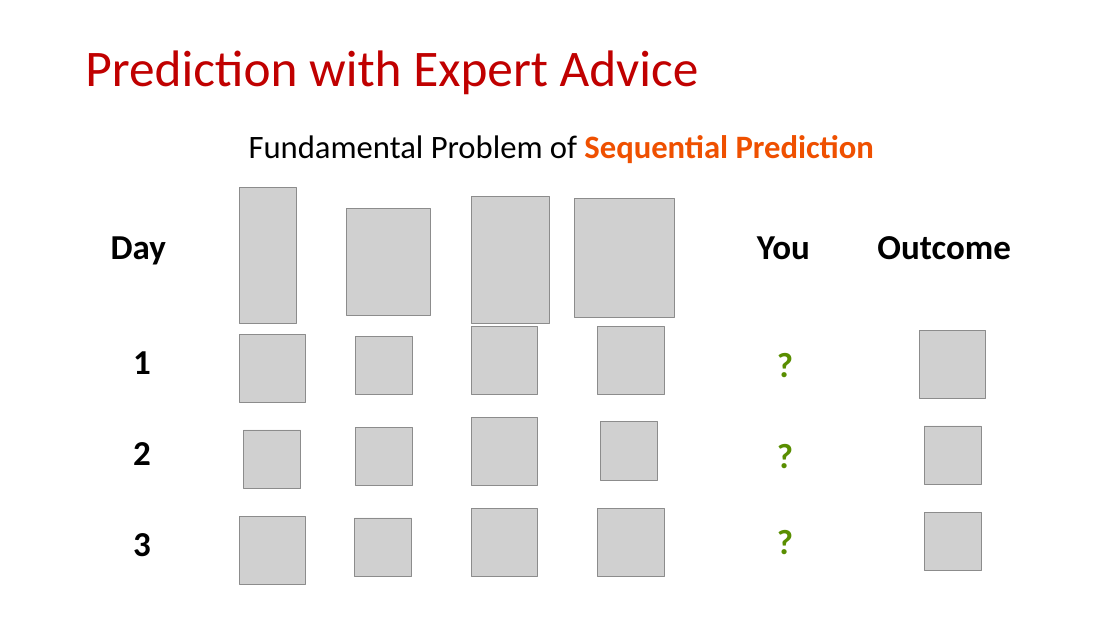
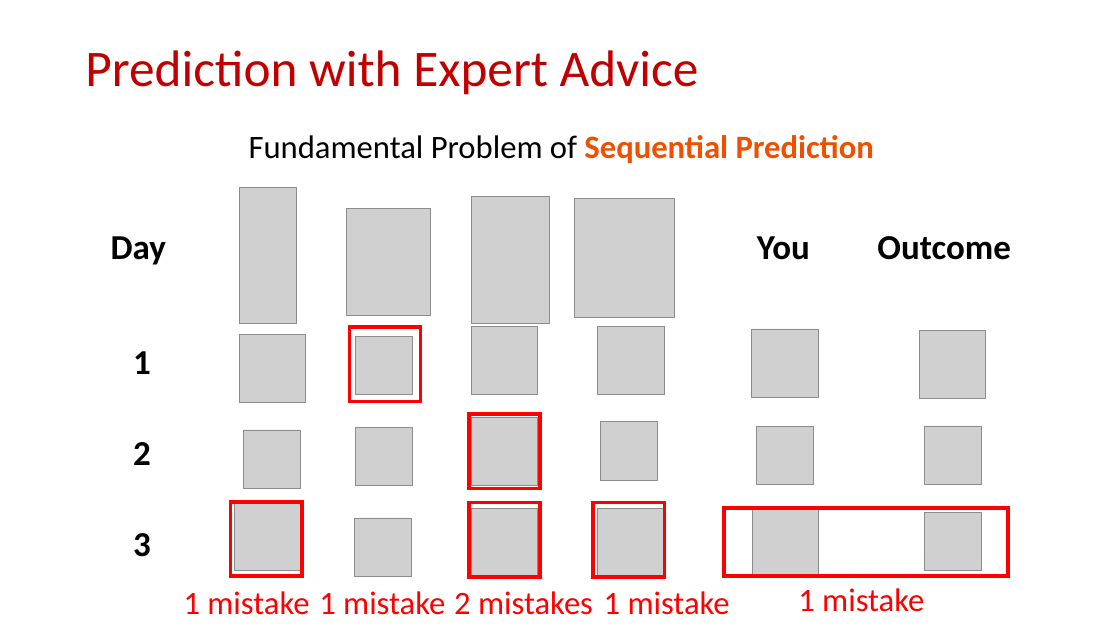
Before and after one commit to samsonzhou/samsonzhou.github.io, a slide deck: slide 7 of other-talks/SODA 2026.pptx (slide 3 before the commit). Drawn at 1120x630 pixels with LibreOffice and Linux fonts; fonts in the diff are those of the drawing; grey boxes stand for pictures. Boxes give left, top, right and bottom in pixels: in the first picture for what was removed or moved away, otherwise in the second. Text is boxed around its words. In the diff, an @@ line names an element or a change of style, - is before the commit and + after.

```diff
--- a/other-talks/SODA 2026.pptx
+++ b/other-talks/SODA 2026.pptx
@@ rectangle added at (x1=350, y1=328, x2=421, y2=402), outline #FF0000 3 pt @@
@@ picture added at (x1=752, y1=329, x2=818, y2=397) @@
@@ text removed at (x1=738, y1=334, x2=833, y2=394) @@
-?
@@ rectangle added at (x1=469, y1=414, x2=540, y2=488), outline #FF0000 3 pt @@
@@ text removed at (x1=738, y1=425, x2=833, y2=485) @@
-?
@@ picture added at (x1=757, y1=426, x2=814, y2=485) @@
@@ rectangle added at (x1=231, y1=502, x2=302, y2=576), outline #FF0000 3 pt @@
@@ picture moved from (x1=239, y1=516, x2=306, y2=584) to (x1=234, y1=502, x2=301, y2=571) @@
@@ rectangle added at (x1=469, y1=502, x2=540, y2=576), outline #FF0000 3 pt @@
@@ rectangle added at (x1=593, y1=502, x2=665, y2=576), outline #FF0000 3 pt @@
@@ rectangle added at (x1=724, y1=508, x2=1008, y2=576), outline #FF0000 3 pt @@
@@ picture added at (x1=753, y1=509, x2=819, y2=577) @@
@@ text removed at (x1=738, y1=512, x2=833, y2=571) @@
-?
@@ text added at (x1=184, y1=591, x2=309, y2=615), 28 pt, text #FF0000 @@
+1 mistake
@@ text added at (x1=319, y1=591, x2=445, y2=615), 28 pt, text #FF0000 @@
+1 mistake
@@ text added at (x1=454, y1=591, x2=593, y2=615), 28 pt, text #FF0000 @@
+2 mistakes
@@ text added at (x1=604, y1=591, x2=730, y2=615), 28 pt, text #FF0000 @@
+1 mistake
@@ text added at (x1=798, y1=588, x2=924, y2=612), 28 pt, text #FF0000 @@
+1 mistake
```
Also in this commit, not shown: 26 slides added.
